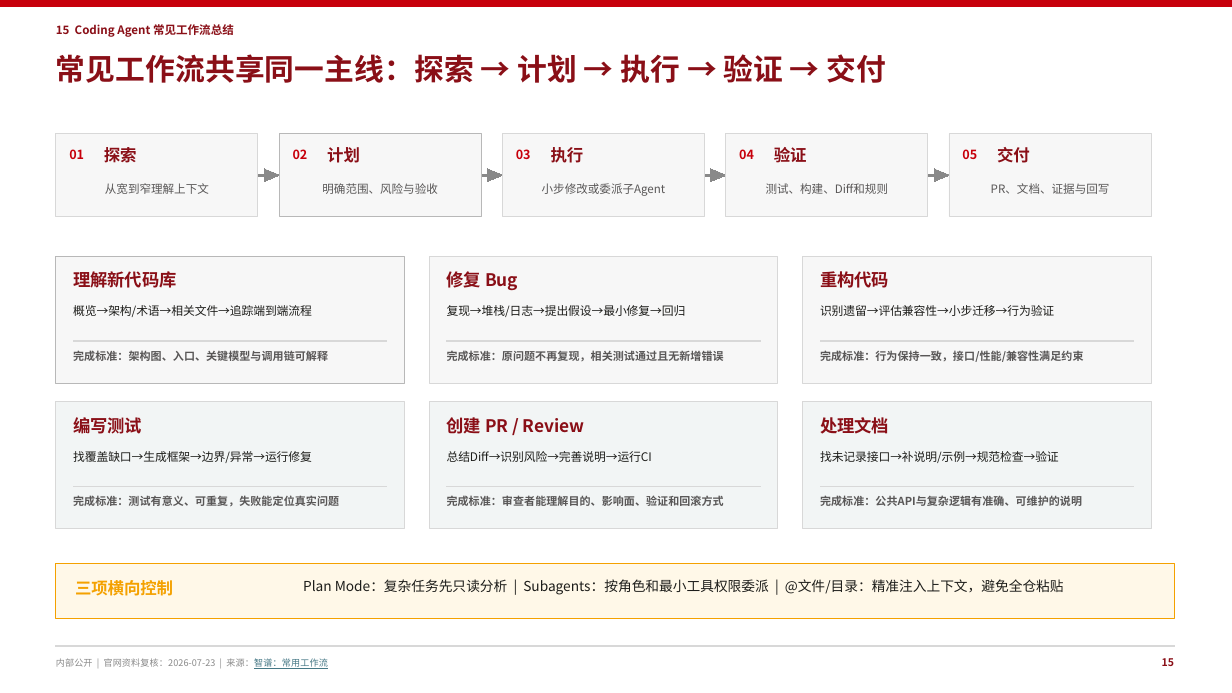
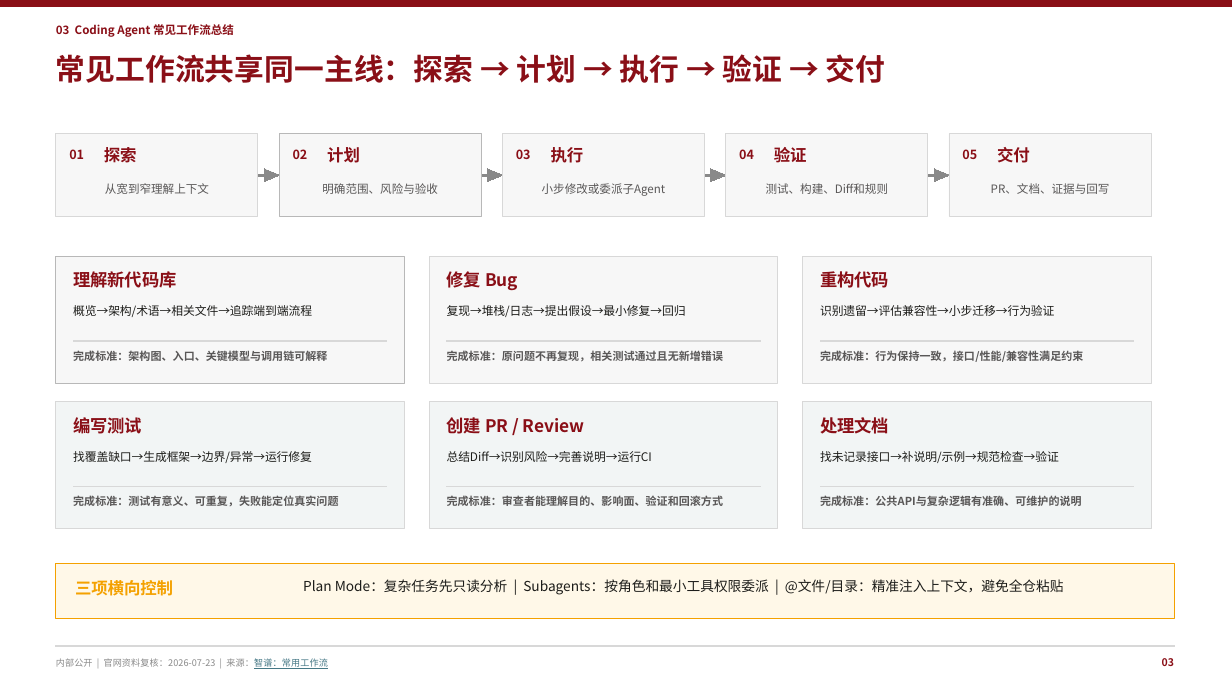
Before and after one commit to peter-liu1997/ai-solution-reports, a slide deck: slide 4 of AI-Coding-工具能力赋能-16页华为企业方案风格版.pptx (slide 16 before the commit). Drawn at 1232x693 pixels with LibreOffice and Linux fonts; fonts in the diff are those of the drawing. Boxes give left, top, right and bottom in pixels: in the first picture for what was removed or moved away, otherwise in the second. Text is boxed around its words. In the diff, an @@ line names an element or a change of style, - is before the commit and + after.

```diff
--- a/AI-Coding-工具能力赋能-16页华为企业方案风格版.pptx
+++ b/AI-Coding-工具能力赋能-16页华为企业方案风格版.pptx
@@ rectangle at (0, 0, 1232, 6): fill #C7000B to #8A0F17; outline #C7000B 0 pt to #8A0F17 0 pt @@
@@ text at (56, 24, 234, 37): text changed @@
-15 Coding Agent 常见工作流总结
+03 Coding Agent 常见工作流总结
@@ text colour #C7000B to #8A0F17 in 5 elements at (69, 149, 84, 159), (293, 149, 308, 159), (516, 149, 531, 159), (739, 149, 754, 159), (962, 149, 977, 159) @@
@@ text at (1162, 658, 1174, 666): text changed @@
-15
+03
```
Also in this commit, not shown: 15 other slides changed.
